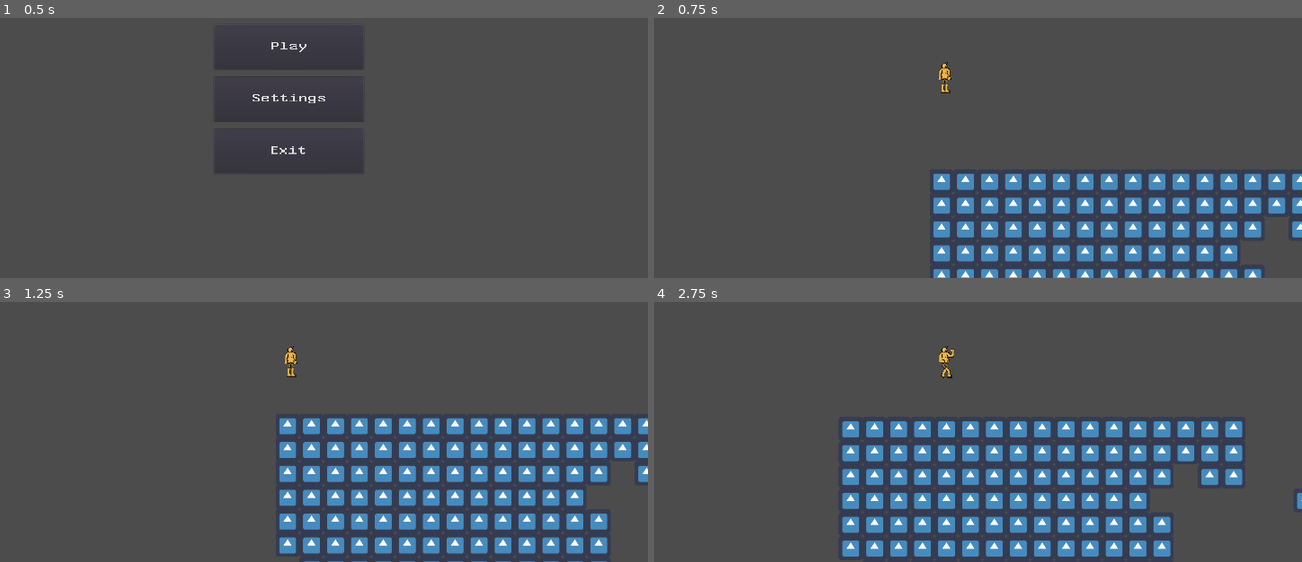
Above: before the commit, frames 1-4 (two rows, left to right).
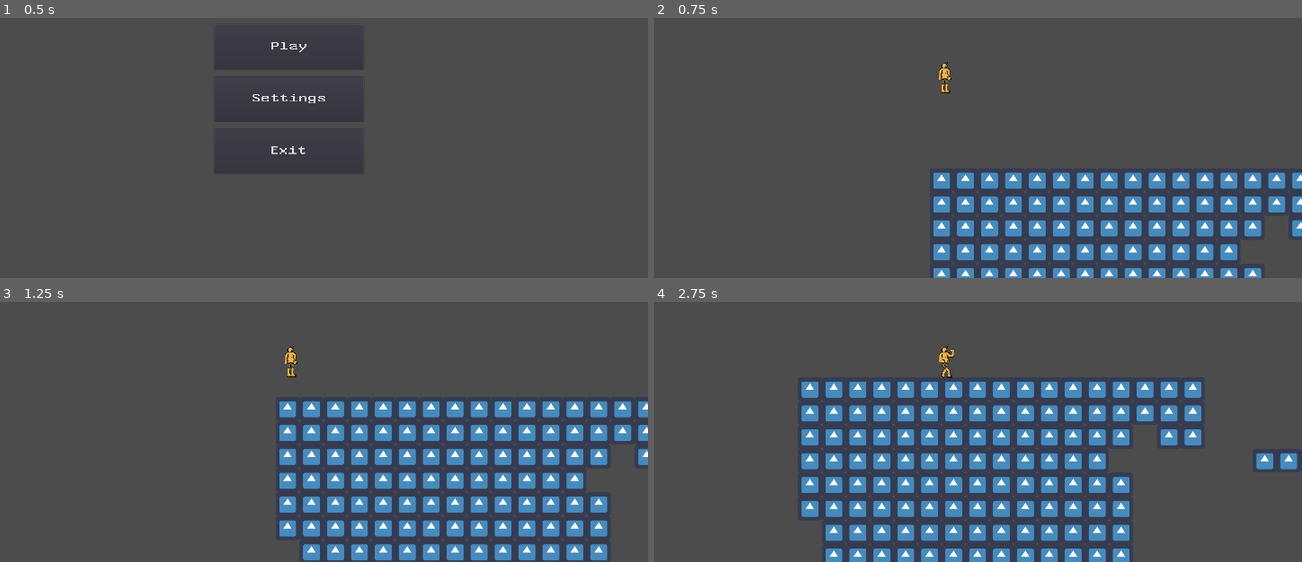
Above: after the commit, the same moments.

Repository: Shapkofil/prometheus
Game: Godot game, scene res://UI/MainMenu.tscn
Two runs of this game, one before a commit and one after it. Both use one fixed random seed, a clock stepped at 60 frames per second and the inputs below. The engine's default icon, where the game draws it, is replaced by a stand-in: a white triangle on a blue panel in a dark square.
Inputs:
- Up to frame 1 (0.5 s): no input
- Up to frame 2 (0.75 s): click "Play" at 0.5 s
- Up to frame 3 (1.25 s): no input
- Up to frame 4 (2.75 s): hold Right (ui_right) from 1.28 s (still down); tap Up (ui_up) at 1.52, 2.27 s

Frame 1 is identical in both runs. In frame 2, 3.4% of the frame differs, in the area x 43-100%, y 59-100%; in frame 3, 18%; in frame 4, 28%, in the area x 22-100%, y 30-100%.

Commit message:
player refactor

Diff:
--- a/Prometheus/Player/player.gd
+++ b/Prometheus/Player/player.gd
@@ -3,7 +3,7 @@
 # This demo shows how to build a kinematic controller.
 
 # Member variables
-export var GRAVITY = 500.0 # pixels/second/second
+export var GRAVITY = 700.0 # pixels/second/second
 
 # Angle in degrees towards either side that the player can consider "floor"
 export var FLOOR_ANGLE_TOLERANCE = 40
@@ -11,7 +11,7 @@
 export var WALK_MIN_SPEED = 10
 export var WALK_MAX_SPEED = 200
 export var STOP_FORCE = 2000
-export var JUMP_SPEED = 200
+export var JUMP_SPEED = 500
 export var JUMP_MAX_AIRBORNE_TIME = 0.2
 
 export var SLIDE_STOP_VELOCITY = 1.0 # one pixel/second
--- a/Prometheus/Player/player.tscn
+++ b/Prometheus/Player/player.tscn
@@ -19,14 +19,13 @@
 } ]
 
 [sub_resource type="RectangleShape2D" id=2]
-extents = Vector2( 27.4608, 19.0608 )
-
-[sub_resource type="RayShape2D" id=3]
-length = 47.6532
+extents = Vector2( 17.0694, 41.185 )
 
 [node name="player" type="KinematicBody2D"]
 position = Vector2( 947.627, 530.258 )
 script = ExtResource( 1 )
+GRAVITY = 700.0
+WALK_MAX_SPEED = 300
 JUMP_SPEED = 400
 
 [node name="AnimatedSprite" type="AnimatedSprite" parent="."]
@@ -34,13 +33,9 @@
 animation = "move-loop"
 flip_h = true
 
-[node name="CollisionShape2D" type="CollisionShape2D" parent="."]
-position = Vector2( 0, -12.0456 )
+[node name="CollisionShape2D2" type="CollisionShape2D" parent="."]
+position = Vector2( 4.57703, 2.78161 )
 shape = SubResource( 2 )
-
-[node name="CollisionShape2D2" type="CollisionShape2D" parent="."]
-position = Vector2( 0, -12.0456 )
-shape = SubResource( 3 )
 
 [node name="Camera2D" type="Camera2D" parent="."]
 current = true
Not shown: 1 places in Prometheus/Player/player.tscn that only renumber resources
Not shown: 1 places in Prometheus/UI/MainMenu.tscn that only renumber resources
